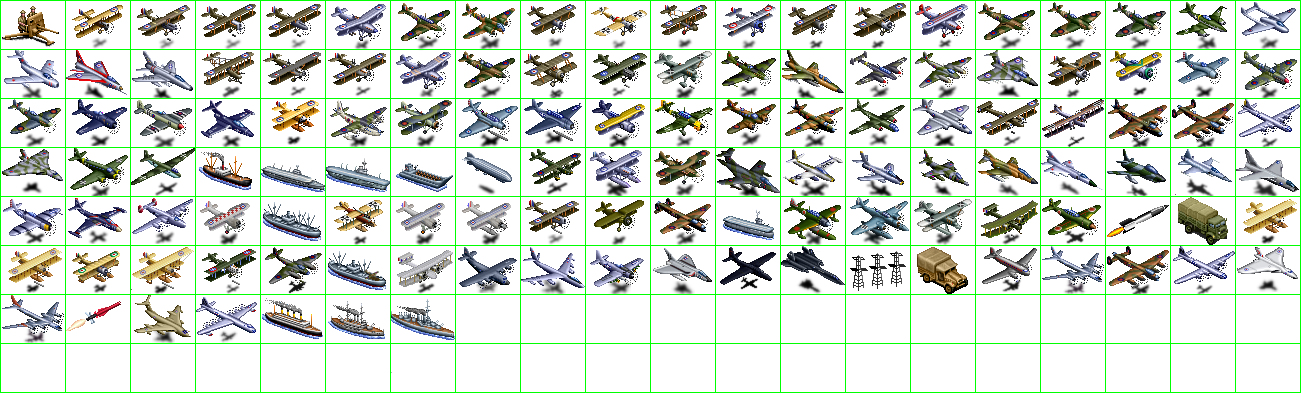
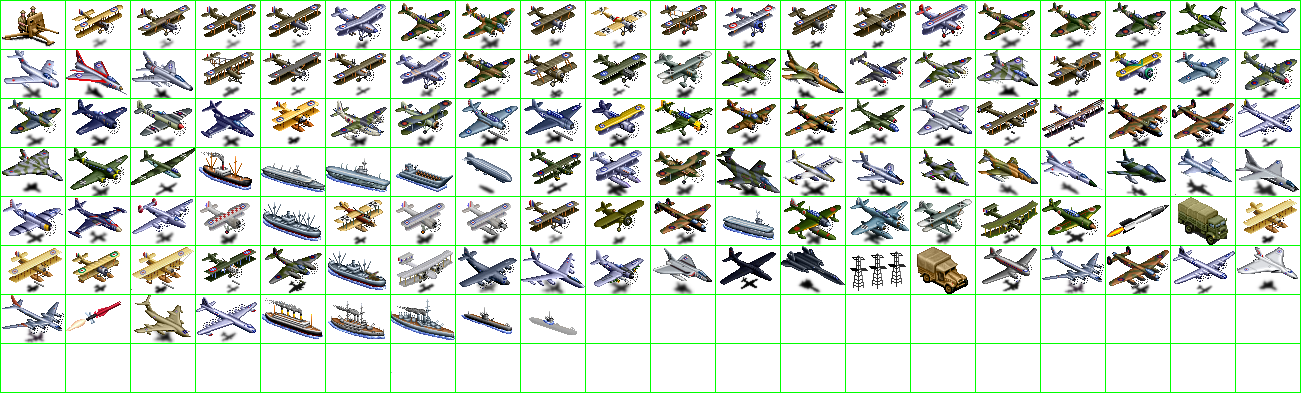
Comparing the layer stacks of the two (1301, 393) images. Changes:
added layer "conning tower" above "sub" over (x1=543, y1=311, x2=554, y2=325)
added layer "sub" (40%) above "units" over (x1=529, y1=317, x2=577, y2=335)
painted on "units" over (x1=461, y1=307, x2=512, y2=334)
